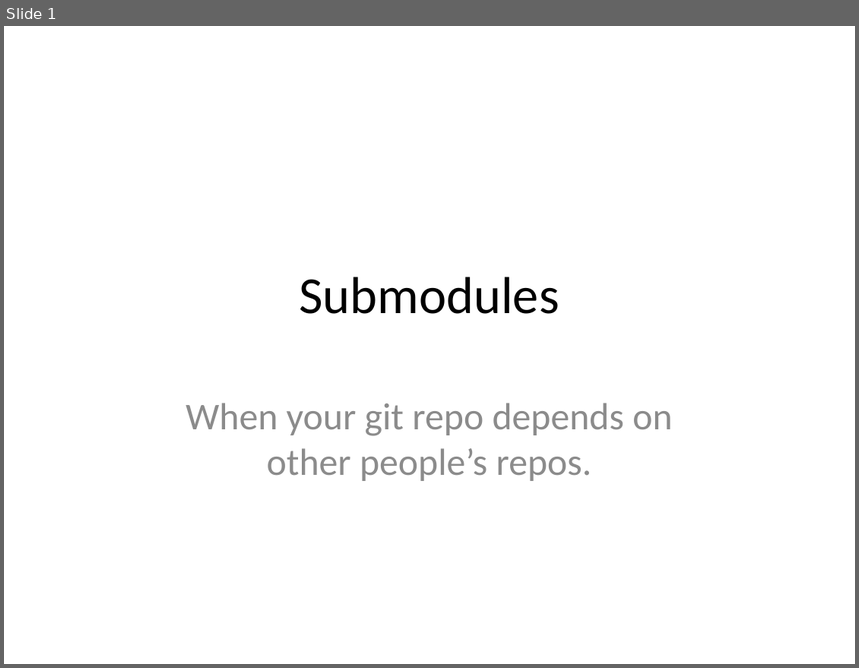
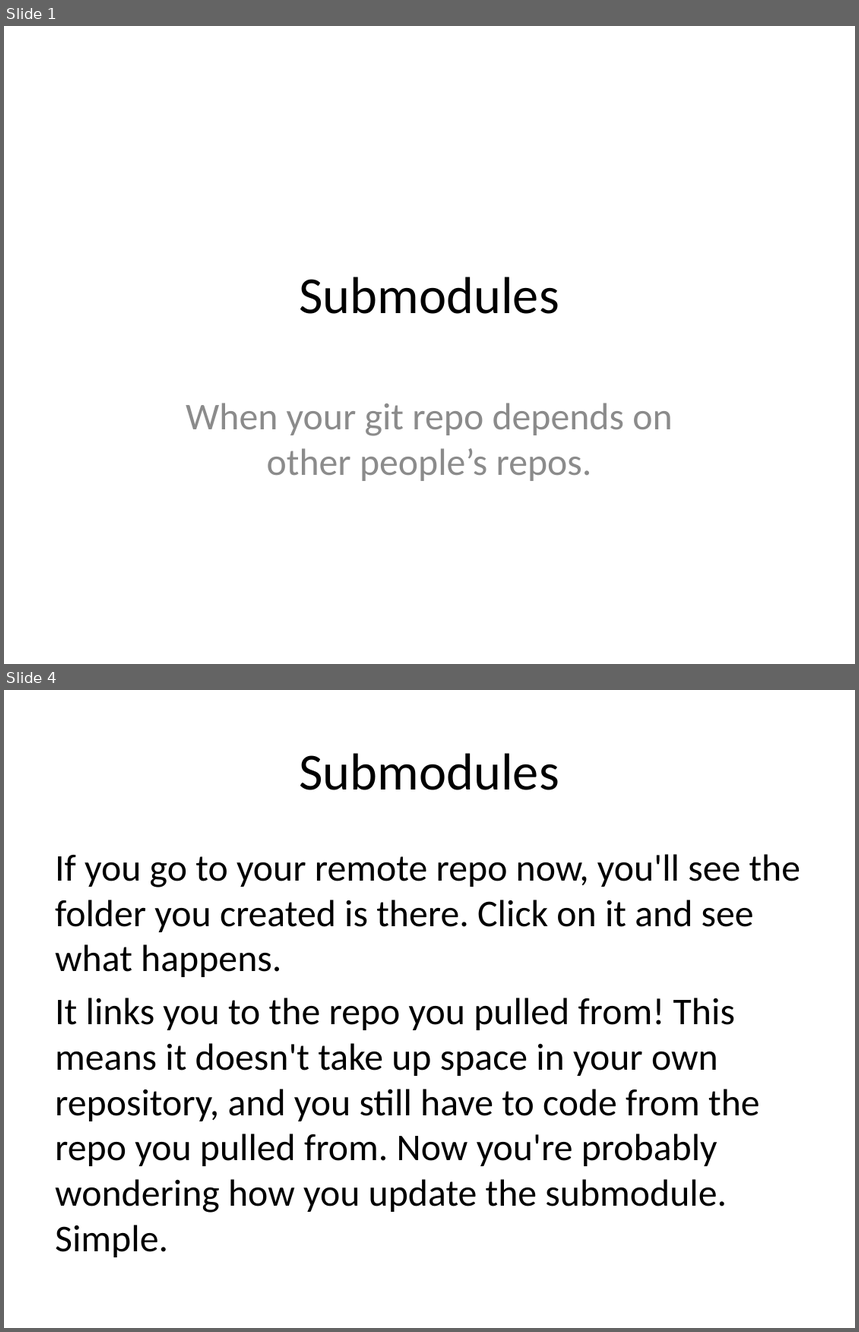
Before and after one commit to JaceTan/programming-notes, a slide deck: Submodules.pptx. Shown one above the other, each under a label of ours: slide 1 before the commit, slides 1 and 4 after it; the slides between them are not shown. The pictures are 859x668 and 859x1332 pixels, drawn with LibreOffice and Linux fonts; fonts in the diff are those of the drawing. Boxes give left, top, right and bottom in pixels: in the first picture for what was removed or moved away, otherwise in the second. Text is boxed around its words. In the diff, an @@ line names an element or a change of style, - is before the commit and + after.

```diff
--- a/Submodules.pptx
+++ b/Submodules.pptx
@@ slide 4 added at (4,690,855,1328), background #FFFFFF @@
@@ title added at (300,753,560,790), 44 pt, text #000000 @@
+Submodules
@@ text added at (55,854,801,1258), 32 pt, text #000000 @@
+If you go to your remote repo now, you'll see the folder you created is there. Click on it and see what happens.
+It links you to the repo you pulled from! This means it doesn't take up space in your own repository, and you still have to code from the repo you pulled from. Now you're probably wondering how you update the submodule. Simple.
```
Also in this commit, not shown: 4 other slides added, 5 slides removed, 2 other files.
